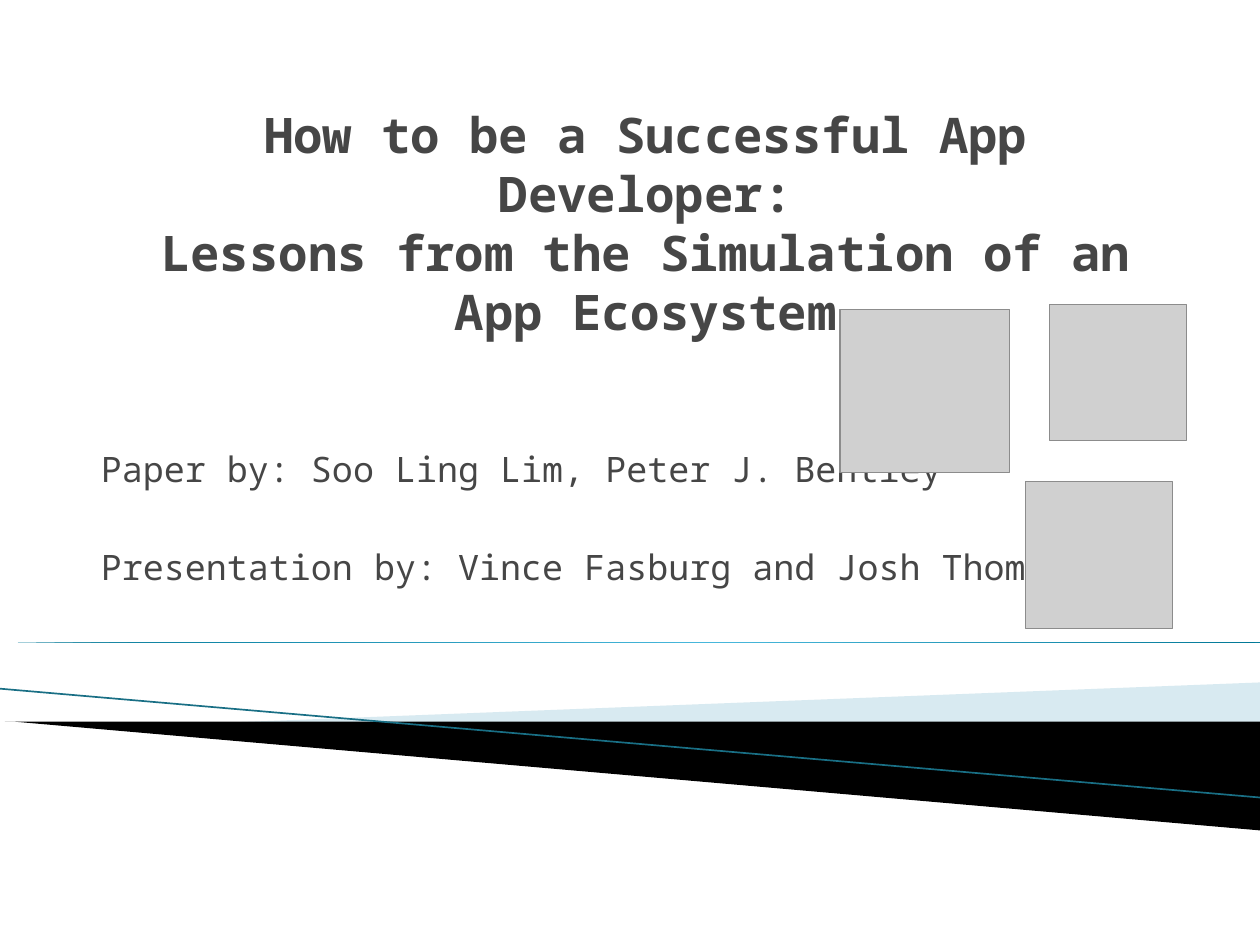
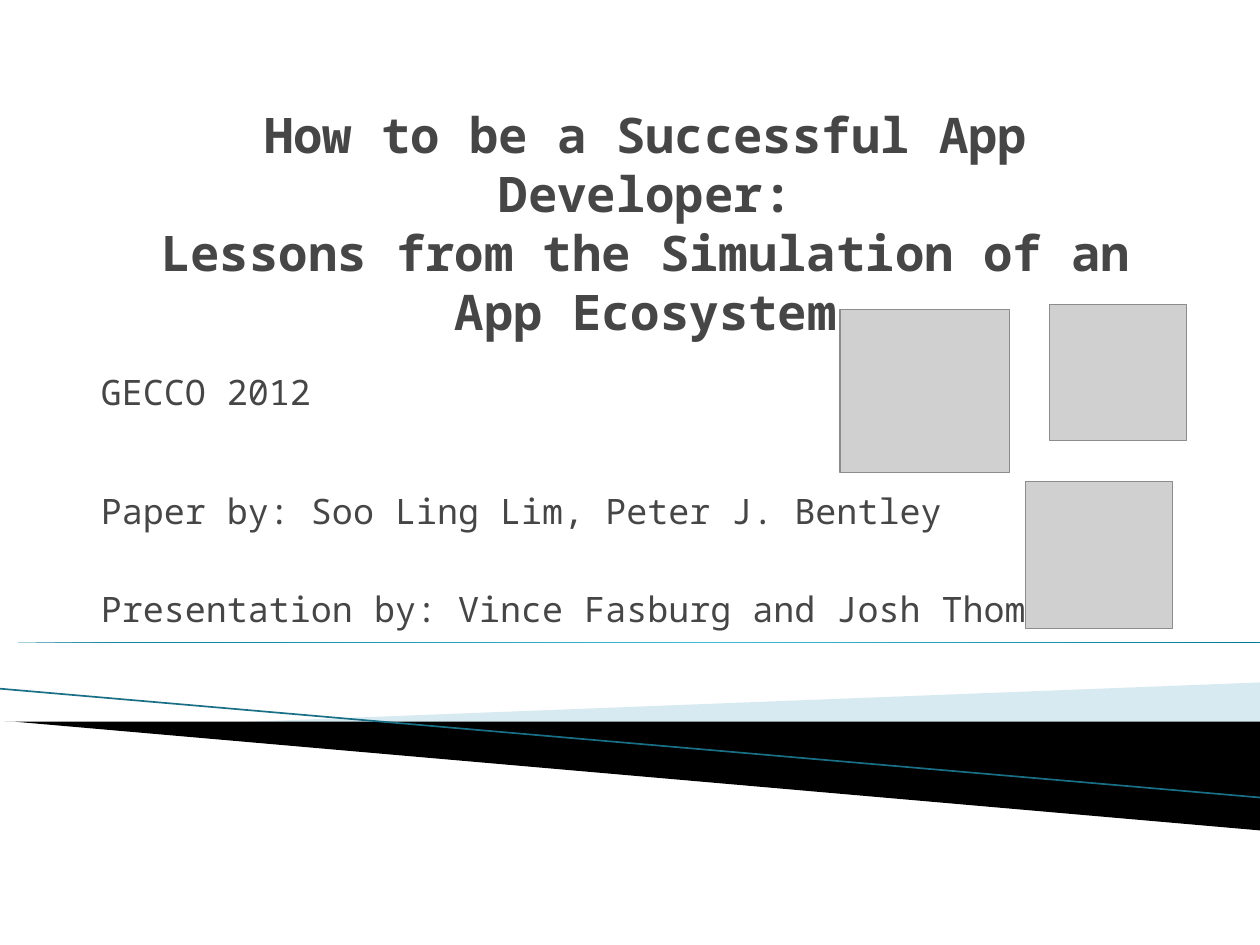
Before and after one commit to vfasburg/cse_848, a slide deck: slide 1 of paper/848_Paper_Presentation_Fasburg_Thomas.pptx. Drawn at 1260x945 pixels with LibreOffice and Linux fonts; fonts in the diff are those of the drawing; grey boxes stand for pictures; background and template pictures are left out. Boxes give left, top, right and bottom in pixels: in the first picture for what was removed or moved away, otherwise in the second. Text is boxed around its words. In the diff, an @@ line names an element or a change of style, - is before the commit and + after.

Commit message:
added GECCO year to PP

```diff
--- a/paper/848_Paper_Presentation_Fasburg_Thomas.pptx
+++ b/paper/848_Paper_Presentation_Fasburg_Thomas.pptx
@@ text added at bbox=[101, 379, 311, 406], 20 pt, text #464646 @@
+GECCO 2012
@@ subtitle "Paper by: Soo Ling Lim, ..." rewrapped from bbox=[101, 449, 1068, 590] to bbox=[101, 497, 1068, 631] @@
```
